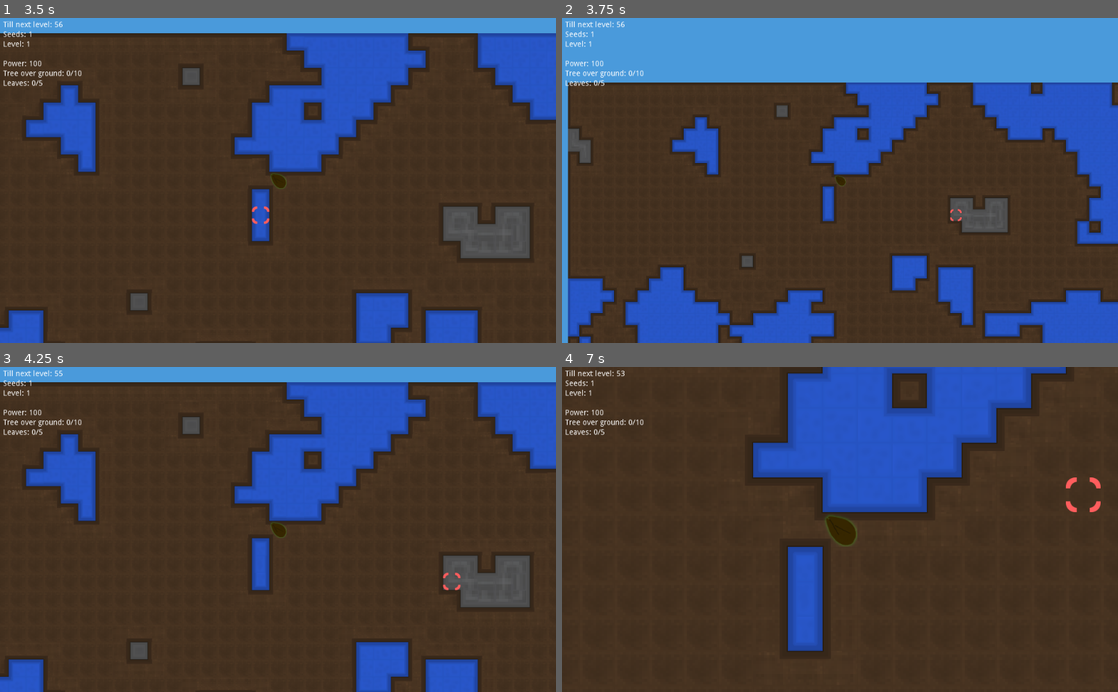
Above: before the commit, frames 1-4 (two rows, left to right).
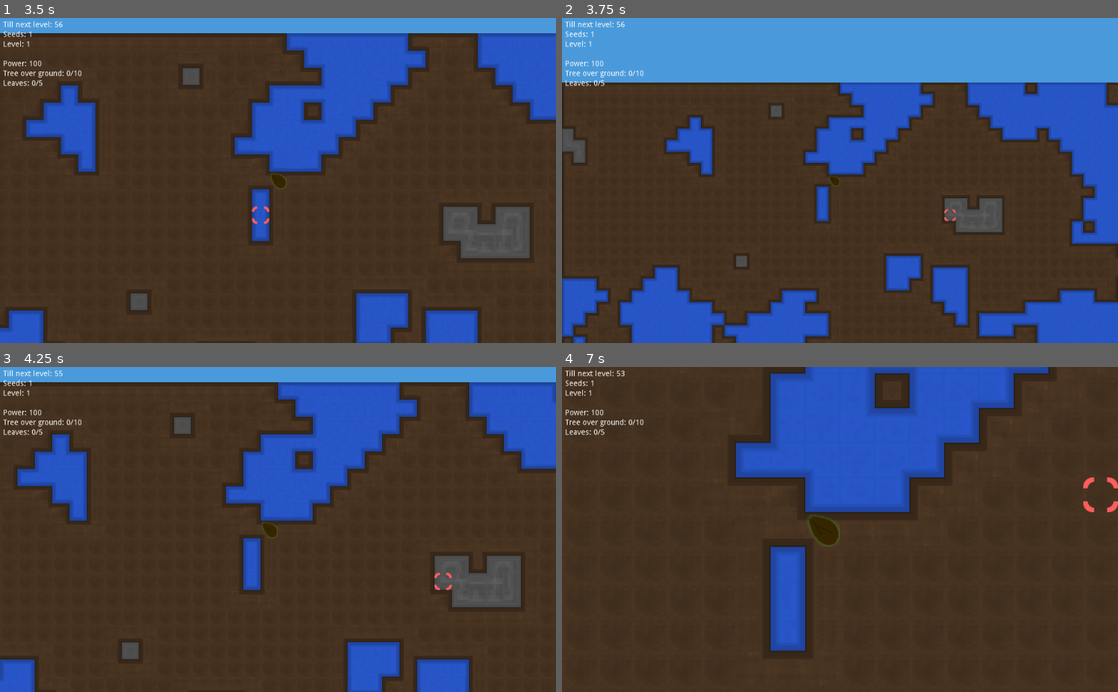
Above: after the commit, the same moments.

Repository: BigAwesome/SpringJam2D
Game: Godot game, scene res://scenes/game.tscn
Same seed, same stepped clock (60 frames per second), same inputs: the game is played once before the commit and once after it.
Inputs (mouse positions are in pixels of both pictures, inside the frame that each line leads up to):
- Up to frame 1 (3.5 s): tap Enter at 0.5, 2 s; move the mouse to (400, 164) at 0.52 s; tap Mouse wheel down (mouse_wheel_down) at 0.6, 1.55, 3.05 s; click (400, 164) at 0.67 s; tap Mouse wheel up (mouse_wheel_up) at 0.8, 1.35, 2.3 s; tap Space at 1.25, 2.75 s; move the mouse to (166, 196) at 1.27 s; click (166, 196) at 1.42 s; move the mouse to (333, 109) at 2.02 s; press the mouse at (333, 109) at 2.03 s; move the mouse to (250, 245) at 2.77 s; release the mouse at (250, 245) at 2.78 s; right-click (250, 245) at 2.85 s; click (250, 245) at 2.92 s
- Up to frame 2 (3.75 s): tap Enter at 3.5 s; move the mouse to (1006, 229) at 3.52 s; tap Mouse wheel down (mouse_wheel_down) at 3.6 s; click (1006, 229) at 3.67 s
- Up to frame 3 (4.25 s): tap Mouse wheel up (mouse_wheel_up) at 3.8 s
- Up to frame 4 (7 s): tap Space at 4.25 s; move the mouse to (673, 480) at 4.27 s; tap Mouse wheel up (mouse_wheel_up) at 4.35, 5.3, 5.85, 6.8 s; click (673, 480) at 4.42 s; tap Mouse wheel down (mouse_wheel_down) at 4.55, 5.1, 6.05 s; move the mouse to (867, 529) at 5.02 s; click (867, 529) at 5.17 s; move the mouse to (756, 448) at 5.77 s; click (756, 448) at 5.92 s; move the mouse to (962, 513) at 6.52 s; press the mouse at (962, 513) at 6.53 s

Frame 1 is identical in both runs. In frame 2, 7.5% of the frame differs, in the area x 0-100%, y 19-100%; in frame 3, 7.4%; in frame 4, 8.6%, in the area x 30-100%, y 0-89%.

Commit message:
Fixed out of map zoom

Diff:
--- a/scripts/main_camera.gd
+++ b/scripts/main_camera.gd
@@ -1,34 +1,29 @@
 extends Camera2D
 
 export var tile_size = 64
-export var tile_size_extention = 64
 var lock = true
 var start = Vector2()
 var delta = Vector2()
 var map
 export var camera_speed = 1
+export var sky_limit = 10000
 
 
 # Called when the node enters the scene tree for the first time.
 func _ready():
 	map = get_tree().get_nodes_in_group("Map")[0]
 	make_current()
+	print(position.x)
+	print(zoom.x)
 
-func _detect_zoom_out_of_map():
+func _clamp_move_out_of_map(newPos):
+	var clamped_position = newPos
+	clamped_position.x = clamp(newPos.x, (0 + OS.window_size.x / 2) * zoom.x, map.width * tile_size - (OS.window_size.x * zoom.x / 2))
+	clamped_position.y = clamp(newPos.y, -sky_limit, (map.height * tile_size - (OS.window_size.y * zoom.y / 2)))
+	if(newPos != clamped_position):
+		return clamped_position
+	return newPos
 
-	#print((OS.window_size.x*zoom.x)/tile_size)
-	if((OS.window_size.x * zoom.x)/tile_size >= map.width - OS.window_size.x/tile_size/2) or ((OS.window_size.y * zoom.x)/tile_size >= map.height - OS.window_size.x/tile_size/2):
-		#print("extend")
-		map.width += tile_size_extention
-		map.height += tile_size_extention
-		map._generate()
-
-func _detect_move_out_of_map():
-	if((OS.window_size.x + position.x)/tile_size >= map.width - OS.window_size.x/tile_size/2) or ((OS.window_size.y + position.y)/tile_size >= map.height - OS.window_size.x/tile_size/2):
-		#print("extend")
-		map.width += tile_size_extention
-		map.height += tile_size_extention
-		map._generate()
 
 func _unhandled_input(event):
 	if event is InputEventMouseButton:
@@ -39,11 +34,14 @@
 		if(Input.is_action_just_released("mouse_button_right")):
 			lock = true
 		if(Input.is_action_just_pressed("mouse_wheel_up")):
-			_detect_zoom_out_of_map()
 			zoom = zoom - Vector2(1,1) if zoom > Vector2(1,1) else Vector2(1,1)
+			position = _clamp_move_out_of_map(position)
 		if(Input.is_action_just_pressed("mouse_wheel_down")):
-			_detect_zoom_out_of_map()
+			if(zoom + Vector2(1,1) > Vector2(3,3)):
+				zoom = Vector2(3,3)
+				return
 			zoom = zoom + Vector2(1,1)
+			position = _clamp_move_out_of_map(position)
 	if(event is InputEventMouseMotion and !lock):
-		_detect_move_out_of_map()
-		position = start + (event.position - delta) * - (camera_speed * zoom)
+		var newPos = start + (event.position - delta) * - (camera_speed * zoom)
+		position = _clamp_move_out_of_map(newPos)
--- a/scripts/map.gd
+++ b/scripts/map.gd
@@ -18,10 +18,11 @@
 	_seed.set_seed(randi() % 1000000)
 	_seed.octaves = 6
 	_seed.period = 10
-	_generate()
+	generate()
 
 
-func _generate():
+
+func generate():
 	var i = 0
 	for x in range(width):
 		for y in range(height):
--- a/scripts/menus/game_over_menu.gd
+++ b/scripts/menus/game_over_menu.gd
@@ -16,7 +16,7 @@
 
 
 func _on_Restart_pressed():
-	map._generate()
+	map.generate()
 	game._toggle_loose_screne()
 	player.get_node("TreeMap").clear()
 	# player._reset()
--- a/scripts/menus/game_won_menu.gd
+++ b/scripts/menus/game_won_menu.gd
@@ -19,7 +19,7 @@
 
 
 func _on_NextLevel_pressed():
-	map._generate()
+	map.generate()
 	game._toggle_win_screne()
 	player.get_node("TreeMap").clear()
 	# player._reset()
